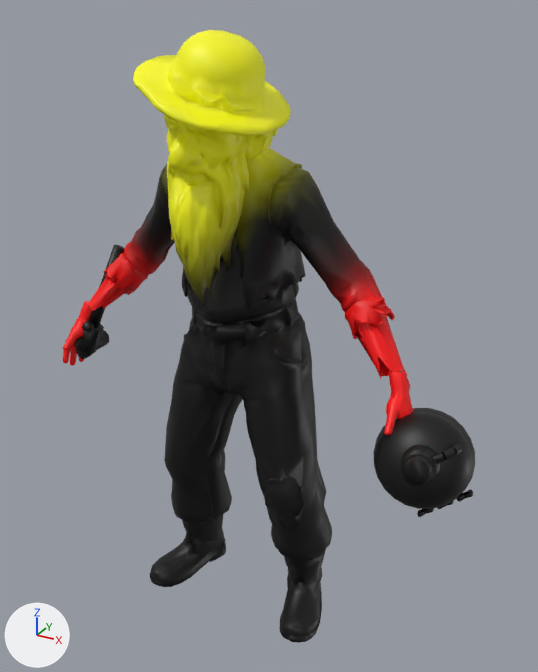
Before and after pictures for a commit that changed the glTF model godot/assets3d/actors/drunk_coot.glb.
Both versions are drawn from a 50 mm lens placed at (1.056, -1.718, 1.835), pointed at (0.101, 0.019, 0.967). Arrows for +X, +Y and +Z are at lower left; the lights stay in place. The picture after the commit comes second. Vertices at exactly the same position are counted once.

Script lines for the objects in view, before the commit:
```python
me_mesh_0_001 = bpy.data.meshes.new('Mesh_0.001')
me_mesh_0_001.from_pydata(...)  # 6559 vertices, 13073 faces; spans x -0.59..0.59, y -0.31..0.22, z 0.0..1.79
me_mesh_0_001.materials.append(mat_defaultmaterial)
me_mesh_0_006 = bpy.data.meshes.new('Mesh_0.006')
me_mesh_0_006.from_pydata(...)  # 384 vertices, 736 faces; spans x -0.569..-0.403, y -0.11..0.025, z 0.79..1.168
me_mesh_0_006.materials.append(mat_defaultmaterial_001)
me_mesh_0_007 = bpy.data.meshes.new('Mesh_0.007')
me_mesh_0_007.from_pydata(...)  # 841 vertices, 1602 faces; spans x 0.477..0.747, y -0.351..0.078, z 0.601..0.92
me_mesh_0_007.materials.append(mat_defaultmaterial_002)
ob_drunk_coot = bpy.data.objects.new('drunk_coot', me_mesh_0_001)
ob_drunk_coot.location = (0.0, 0.0, 0.0)
ob_held_gear0 = bpy.data.objects.new('held_gear0', me_mesh_0_006)
ob_held_gear0.location = (0.0, 0.0, 0.0)
ob_held_gear1 = bpy.data.objects.new('held_gear1', me_mesh_0_007)
ob_held_gear1.location = (0.0, 0.0, 0.0)
```
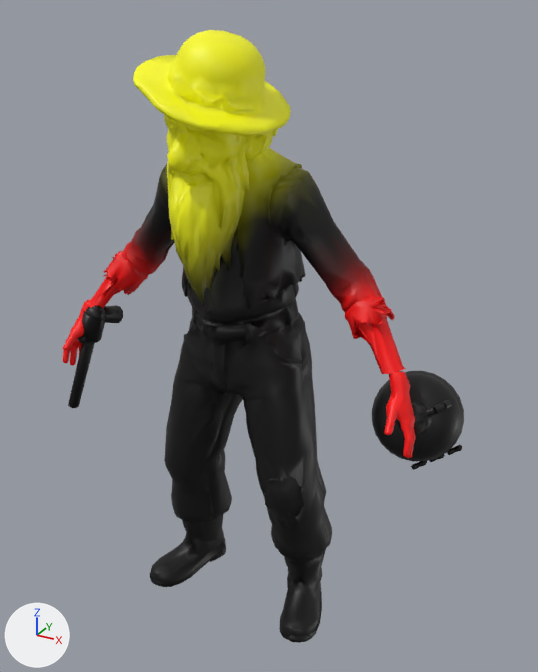
Location of each change, [x1, y1, x2, y2] in pixels of the pictures (538 x 672 px; the box of a moved part takes in the faces that stretch with it):
'drunk_coot', reshaped
    before: [63, 30, 413, 643]
    after: [63, 30, 415, 643]
'held_gear1', reshaped (10% narrower, 9% shorter)
    before: [373, 408, 475, 517]
    after: [372, 371, 464, 470]
'held_gear0', reshaped (10% wider, 10% shorter)
    before: [74, 245, 124, 359]
    after: [68, 305, 123, 408]
part 1 of me_mesh_0_001, moved or reshaped
    before: [91, 263, 408, 388]
    after: [91, 263, 406, 388]
part 2 of me_mesh_0_001, moved or reshaped
    before: [169, 135, 205, 170]
    after: [167, 135, 205, 172]
part 4 of me_mesh_0_007, added
    after: [372, 371, 464, 461]
part 5 of me_mesh_0_007, moved or reshaped
    before: [374, 412, 472, 509]
    after: [373, 374, 461, 460]
part 6 of me_mesh_0_007, moved or reshaped
    before: [401, 445, 440, 484]
    after: [397, 401, 431, 436]
part 7 of me_mesh_0_007, moved or reshaped (not visible afterwards)
    before: [433, 452, 446, 464]
part 8 of me_mesh_0_007, moved or reshaped (not visible afterwards)
    before: [451, 445, 462, 456]
part 9 of me_mesh_0_007, moved or reshaped
    before: [442, 448, 456, 460]
    after: [425, 406, 436, 417]
part 10 of me_mesh_0_007, added
    after: [433, 403, 446, 414]
part 11 of me_mesh_0_007, moved or reshaped
    before: [417, 508, 434, 517]
    after: [411, 461, 427, 470]
part 12 of me_mesh_0_007, moved or reshaped
    before: [418, 509, 434, 514]
    after: [412, 461, 426, 467]
part 13 of me_mesh_0_007, moved or reshaped
    before: [457, 489, 473, 502]
    after: [447, 445, 462, 455]
part 14 of me_mesh_0_007, moved or reshaped
    before: [464, 491, 473, 498]
    after: [451, 446, 462, 452]
part 15 of me_mesh_0_007, added
    after: [441, 400, 452, 410]
part 16 of me_mesh_0_007, deleted
    before: [407, 454, 432, 473]
part 17 of me_mesh_0_007, deleted
    before: [402, 456, 431, 486]
part 18 of me_mesh_0_007, cut back
    before: [373, 408, 475, 509]

Diff of the bpy script that builds the scene:
```diff
--- a/godot/assets3d/actors/drunk_coot.glb.py
+++ b/godot/assets3d/actors/drunk_coot.glb.py
@@ me_mesh_0_001 @@
 me_mesh_0_001.from_pydata(...)  # 6559 vertices, 13073 faces; spans x -0.59..0.59, y -0.31..0.22, z 0.0..1.79
+# me_mesh_0_001 part 1: 59 vertices moved from x -0.52..0.54, y -0.1..0.17, z 0.95..1.27 to x -0.52..0.53, y -0.1..0.17, z 0.96..1.27; 18 vertices removed from x -0.54..0.51, y -0.09..0.12, z 0.86..1.42; 13 vertices added at x -0.53..0.51, y -0.07..0.02, z 0.87..1.07
+# me_mesh_0_001 part 2: 4 vertices moved within x -0.16..0.03, y -0.27..-0.01, z 1.47..1.51; 12 vertices removed from x -0.02..0.03, y -0.27..-0.22, z 1.49..1.53; 17 vertices added at x -0.02..0.03, y -0.27..-0.21, z 1.48..1.54
 me_mesh_0_001.materials.append(mat_defaultmaterial)
@@ me_mesh_0_006 @@
-me_mesh_0_006.from_pydata(...)  # 384 vertices, 736 faces; spans x -0.569..-0.403, y -0.11..0.025, z 0.79..1.168
+me_mesh_0_006.from_pydata(...)  # 384 vertices, 736 faces; spans x -0.615..-0.449, y -0.106..0.046, z 0.599..0.984
+# me_mesh_0_006 part 3: the whole mesh is multiplied about its middle by the matrix ((-1.0, 0.0, 0.0), (0.0, 0.944, -0.33), (0.0, -0.33, -0.944)), then moved by (-0.046, -0.032, -0.186)
 me_mesh_0_006.materials.append(mat_defaultmaterial_001)
@@ me_mesh_0_007 @@
-me_mesh_0_007.from_pydata(...)  # 841 vertices, 1602 faces; spans x 0.477..0.747, y -0.351..0.078, z 0.601..0.92
+me_mesh_0_007.from_pydata(...)  # 785 vertices, 1481 faces; spans x 0.393..0.662, y -0.069..0.278, z 0.603..0.901
+# me_mesh_0_007 part 4: the loose piece of 244 vertices spanning x 0.477..0.739, y -0.203..0.078, z 0.623..0.89 is copied, and the copy is moved by (-0.084, 0.199, 0.003); it spans x 0.393..0.655, y -0.004..0.278, z 0.626..0.893
+# me_mesh_0_007 part 5: the loose piece of 228 vertices spanning x 0.498..0.739, y -0.212..-0.011, z 0.664..0.898 is moved by (-0.084, 0.199, 0.003)
+# me_mesh_0_007 part 6: the loose piece of 29 vertices spanning x 0.581..0.688, y -0.269..-0.138, z 0.761..0.885 is moved by (-0.084, 0.199, 0.003)
+# me_mesh_0_007 part 7: the loose piece of 16 vertices spanning x 0.667..0.701, y -0.223..-0.196, z 0.847..0.879 is multiplied about its middle by the matrix ((0.547, 0.629, -0.553), (-0.834, 0.353, -0.423), (-0.071, 0.693, 0.718)), then moved by (-0.117, 0.215, -0.028)
+# me_mesh_0_007 part 8: the loose piece of 16 vertices spanning x 0.7..0.726, y -0.189..-0.158, z 0.86..0.886 is multiplied about its middle by the matrix ((0.141, 0.537, -0.832), (-0.926, -0.225, -0.302), (-0.349, 0.813, 0.466)), then moved by (-0.133, 0.164, -0.023)
+# me_mesh_0_007 part 9: the loose piece of 16 vertices spanning x 0.686..0.719, y -0.213..-0.179, z 0.859..0.886 is multiplied about its middle by the matrix ((0.875, 0.424, -0.235), (-0.481, 0.821, -0.307), (0.063, 0.382, 0.922)), then moved by (-0.103, 0.186, -0.007)
+# me_mesh_0_007 part 10: the loose piece of 16 vertices spanning x 0.686..0.719, y -0.213..-0.179, z 0.859..0.886 is copied, and the copy is moved by (-0.084, 0.199, 0.003); it spans x 0.601..0.635, y -0.013..0.02, z 0.862..0.889
+# me_mesh_0_007 part 11: the loose piece of 11 vertices spanning x 0.62..0.655, y -0.126..-0.074, z 0.615..0.629 is moved by (-0.084, 0.199, 0.003)
+# me_mesh_0_007 part 12: the loose piece of 11 vertices spanning x 0.614..0.66, y -0.115..-0.085, z 0.601..0.644 is moved by (-0.084, 0.199, 0.003)
+# me_mesh_0_007 part 13: the loose piece of 13 vertices spanning x 0.707..0.741, y -0.082..-0.029, z 0.667..0.681 is moved by (-0.084, 0.199, 0.003)
+# me_mesh_0_007 part 14: the loose piece of 12 vertices spanning x 0.701..0.747, y -0.071..-0.04, z 0.652..0.696 is moved by (-0.084, 0.199, 0.003)
+# me_mesh_0_007 part 15: a new loose piece of 45 vertices spanning x 0.597..0.642, y 0.01..0.079, z 0.835..0.889, in mat_defaultmaterial_002
+# me_mesh_0_007 part 16: the loose piece of 91 vertices spanning x 0.617..0.68, y -0.281..-0.218, z 0.818..0.881 is deleted
+# me_mesh_0_007 part 17: the loose piece of 20 vertices spanning x 0.627..0.696, y -0.351..-0.268, z 0.838..0.92 is deleted
+# me_mesh_0_007 part 18: 243 vertices removed from x 0.477..0.739, y -0.203..0.078, z 0.623..0.89; 55 vertices added at x 0.533..0.595, y -0.067..-0.018, z 0.821..0.882
+# other edits to the shape of me_mesh_0_007 do not show in these pictures
 me_mesh_0_007.materials.append(mat_defaultmaterial_002)
```
